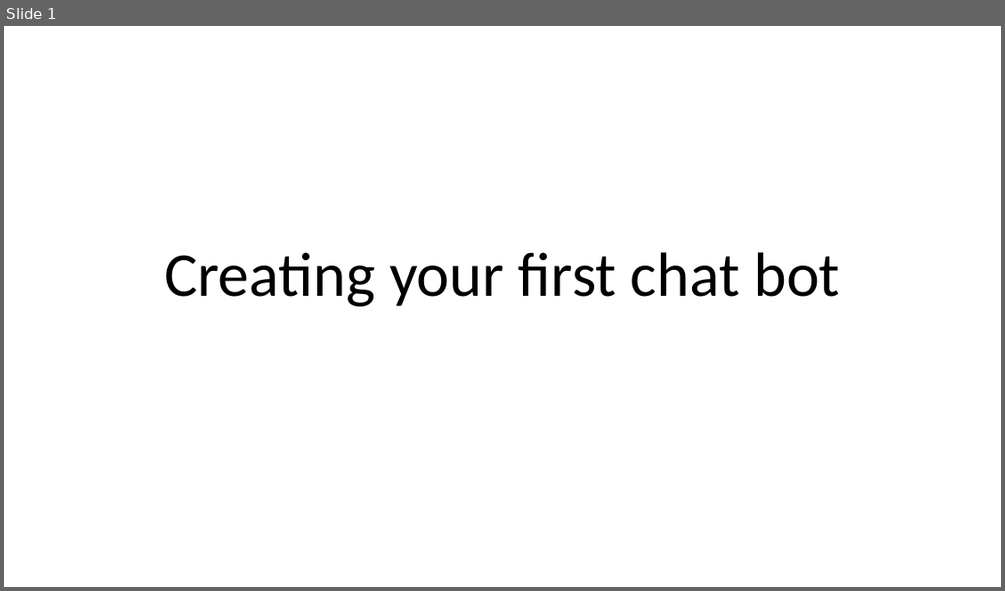
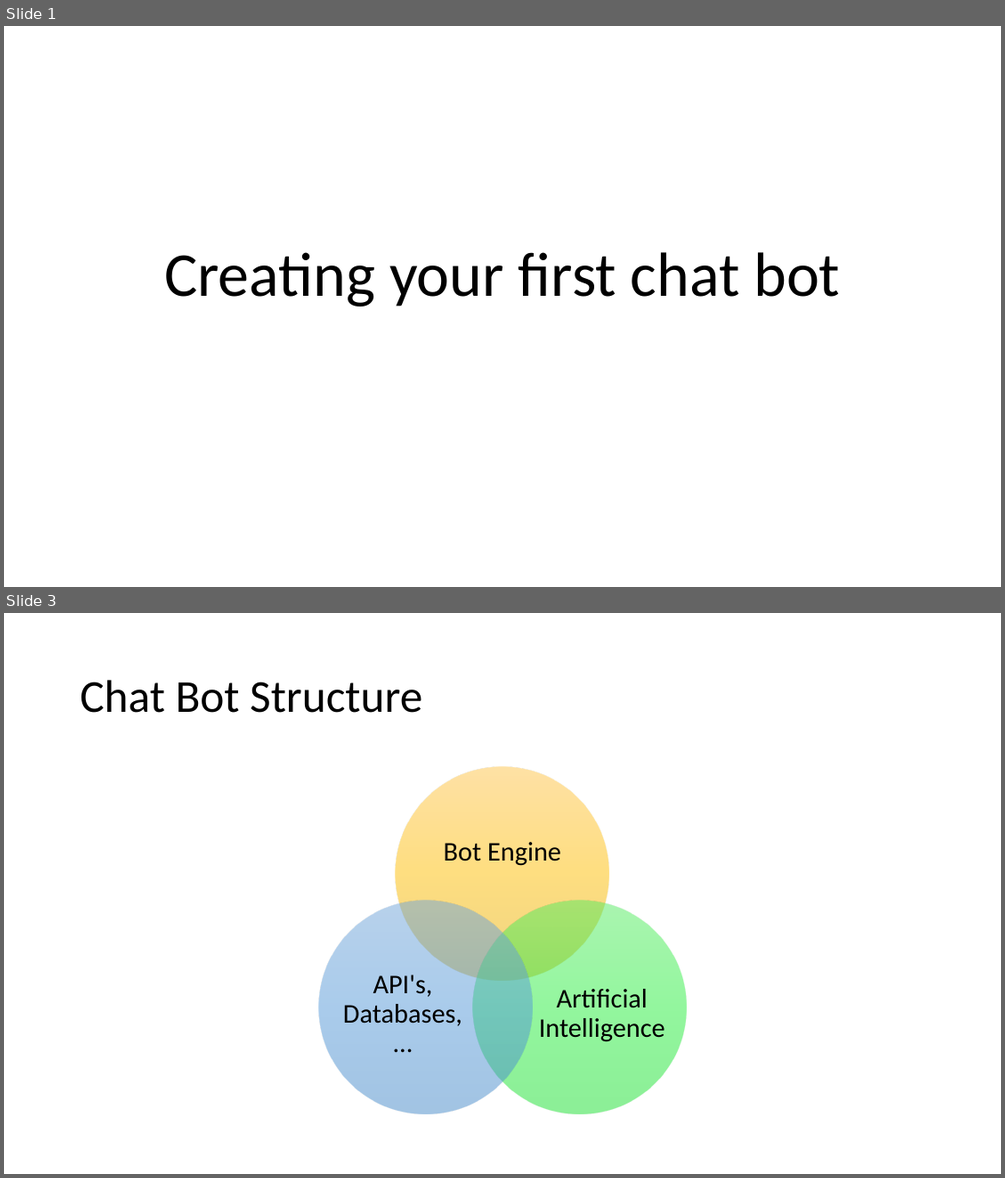
Before and after one commit to M1ck3yS3c/sam_bot, a slide deck: MessengerBotCreation.pptx. Shown one above the other, each under a label of ours: slide 1 before the commit, slides 1 and 3 after it; the slides between them are not shown. The pictures are 1005x591 and 1005x1178 pixels, drawn with LibreOffice and Linux fonts; fonts in the diff are those of the drawing. Boxes give left, top, right and bottom in pixels: in the first picture for what was removed or moved away, otherwise in the second. Text is boxed around its words. In the diff, an @@ line names an element or a change of style, - is before the commit and + after.

```diff
--- a/MessengerBotCreation.pptx
+++ b/MessengerBotCreation.pptx
@@ slide 3 added at box(4, 613, 1001, 1174), background #FFFFFF @@
@@ title added at box(80, 680, 422, 713), 44 pt, text #000000 @@
+Chat Bot Structure
@@ group added at box(319, 767, 687, 1114): 3 ellipses, 3 texts @@
+Bot Engine
+Artificial Intelligence
+API's, Databases, ...
```
Also in this commit, not shown: 1 slide changed, 2 other slides added.
